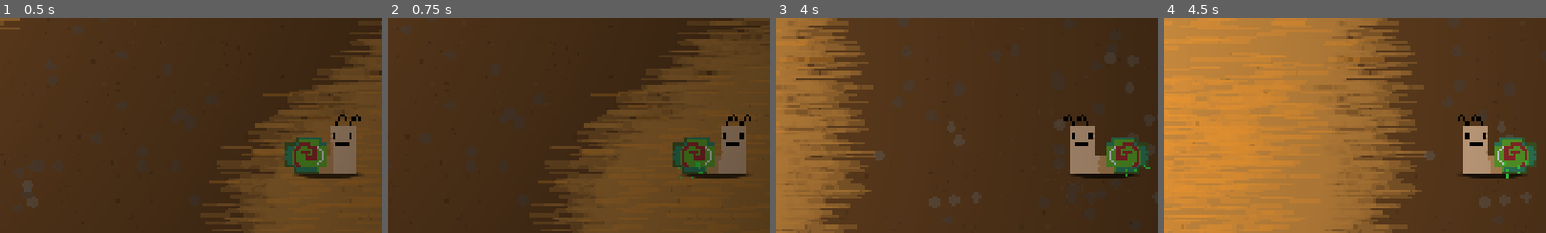
Above: before the commit, frames 1-4 (left to right).
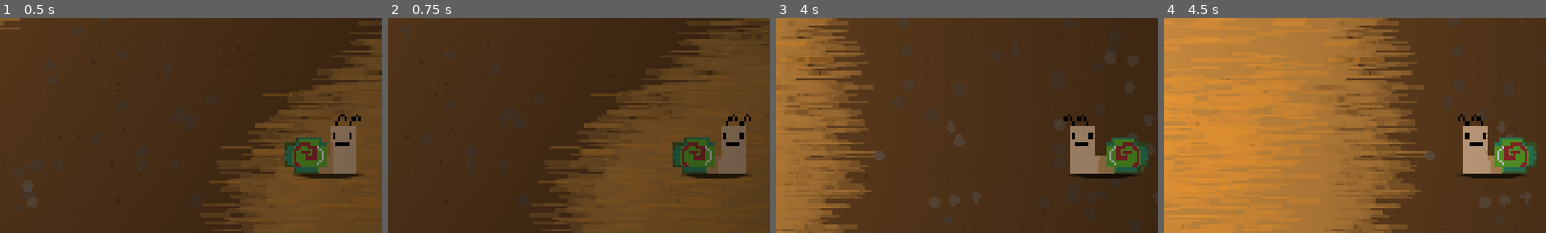
Above: after the commit, the same moments.

Repository: mark4pro/rogue-like
Game: Godot game, scene res://worldGen/testGen.tscn
The game is run twice, just before and just after one commit, with the same random seed, the same clock (stepped at 60 frames per second) and the same inputs.
Inputs (mouse positions are % of the whole screen's width and height, from its top left):
- Up to frame 1 (0.5 s): no input
- Up to frame 2 (0.75 s): tap Enter at 0.5 s; move the mouse to (72, 45) at 0.52 s; hold D (right) from 0.53 s (still down); tap F6 (free_cam) at 0.6 s; click (72, 45) at 0.67 s
- Up to frame 3 (4 s): tap Space at 1.25 s; move the mouse to (30, 55) at 1.27 s; release D (right) at 1.28 s; hold S (down) 1.28-2.03 s; tap E (interact) at 1.35 s; move the mouse to (60, 28) at 2.02 s; hold D (right) 2.03-2.78 s; tap Ctrl (roll) at 2.1 s; move the mouse to (45, 70) at 2.77 s; hold W (up) 2.78-3.53 s; tap Shift (sprint) at 2.85 s; click (45, 70) at 2.92 s; move the mouse to (80, 65) at 3.52 s; hold A (left) from 3.53 s (still down); tap F6 (free_cam) at 3.6 s
- Up to frame 4 (4.5 s): keep holding A (left); move the mouse to (20, 35) at 4.27 s; tap E (interact) at 4.35 s
The pictures show only the part of the screen within x 7-57%, y 21-71%; the shares and areas given below are measured in that part.

Frame 1 is identical in both runs. In frame 2, less than 0.1% of the frame differs, in the area x 75-83%, y 67-75%; in frame 3, less than 0.1%; in frame 4, less than 0.1%, in the area x 89-95%, y 66-75%.

Commit message:
Added path

Diff:
--- a/Assets/prefabs/player.tscn
+++ b/Assets/prefabs/player.tscn
@@ -214,19 +214,26 @@
 "speed": 8.0
 }]
 
+[sub_resource type="Curve" id="Curve_4312i"]
+_data = [Vector2(0, 1), 0.0, 0.0, 0, 0, Vector2(0.38513517, 0.4044944), -1.3983657, -1.3983657, 0, 0, Vector2(1, 0), 0.0, 0.0, 0, 0]
+point_count = 3
+
+[sub_resource type="CurveTexture" id="CurveTexture_ev7rh"]
+curve = SubResource("Curve_4312i")
+
 [sub_resource type="ParticleProcessMaterial" id="ParticleProcessMaterial_gmoaq"]
 particle_flag_disable_z = true
-emission_shape = 6
-emission_ring_axis = Vector3(0, 0, 1)
-emission_ring_height = 0.0
-emission_ring_radius = 3.0
-emission_ring_inner_radius = 0.0
-emission_ring_cone_angle = 0.0
+emission_shape = 1
+emission_sphere_radius = 2.5
 angle_min = -720.0
 angle_max = -720.0
 inherit_velocity_ratio = 0.892
 gravity = Vector3(0, 98, 0)
-color = Color(0.25341263, 0.9858586, 0.31046113, 1)
+scale_min = 0.5
+scale_max = 1.1999999
+color = Color(0.13999999, 1, 0.18299997, 0.4745098)
+alpha_curve = SubResource("CurveTexture_ev7rh")
+collision_use_scale = true
 
 [sub_resource type="StyleBoxFlat" id="StyleBoxFlat_g621r"]
 bg_color = Color(0.029605996, 0.11629819, 3.008172e-08, 1)
@@ -280,7 +287,8 @@
 texture = ExtResource("4_gmoaq")
 
 [node name="rightGrass" type="GPUParticles2D" parent="." unique_id=682299537]
-position = Vector2(8, 9)
+z_index = -1
+position = Vector2(11, 9)
 emitting = false
 amount = 6
 lifetime = 0.05
@@ -288,7 +296,8 @@
 process_material = SubResource("ParticleProcessMaterial_gmoaq")
 
 [node name="leftGrass" type="GPUParticles2D" parent="." unique_id=1876608386]
-position = Vector2(-10, 9)
+z_index = -1
+position = Vector2(-11, 9)
 emitting = false
 amount = 6
 lifetime = 0.05
--- a/Scenes/hub.tscn
+++ b/Scenes/hub.tscn
@@ -10,7 +10,9 @@
 [ext_resource type="Script" uid="uid://dqsqfmr74cyoj" path="res://Script/tree_tool.gd" id="5_ourlr"]
 [ext_resource type="Texture2D" uid="uid://oyvy6kab4ex8" path="res://Assets/imgs/Lights/Light_1.png" id="6_f11wv"]
 [ext_resource type="Shader" uid="uid://b8rek7pxkyq5r" path="res://Assets/shaders/drop_shadow.gdshader" id="7_lw6cm"]
+[ext_resource type="Texture2D" uid="uid://b8qbw23wvfue3" path="res://Assets/imgs/Path.png" id="8_kud3j"]
 [ext_resource type="Texture2D" uid="uid://8ijmbvm5swve" path="res://Assets/imgs/Hub/Hub_Bounds.png" id="8_vkujn"]
+[ext_resource type="Texture2D" uid="uid://cwrhpbdwyem68" path="res://Assets/imgs/Path_end.png" id="9_72fsv"]
 [ext_resource type="PackedScene" uid="uid://biahn66yel13i" path="res://Assets/prefabs/tree.tscn" id="9_f11wv"]
 [ext_resource type="Script" uid="uid://vrbdmd6n1uor" path="res://Script/Hub_exit.gd" id="9_y6p6t"]
 
@@ -78,6 +80,7 @@
 
 [node name="Wall" type="Sprite2D" parent="House" unique_id=1470917998]
 visibility_layer = 2
+z_index = 1
 position = Vector2(16, 16)
 texture = ExtResource("2_oc3mp")
 
@@ -125,6 +128,20 @@
 texture = ExtResource("6_f11wv")
 texture_scale = 8.01
 height = 120.0
+
+[node name="Path" type="Line2D" parent="." unique_id=923425707]
+z_index = 1
+texture_repeat = 2
+position = Vector2(-15, 180)
+points = PackedVector2Array(-1, 7, -1, 14.020096, -1, 23, 0, 33, 1, 40, 3, 48, 7, 57, 14, 67, 19, 73, 27.11396, 81.11395, 35, 89, 42, 98, 46, 106, 48, 114, 49, 122, 52, 144, 54, 167, 54.523186, 181.64929, 55, 195, 53.92594, 211.11093, 52.74021, 228.89708, 52, 240, 51, 255, 51.344307, 268.25552, 51.653038, 280.14078, 52.108406, 297.67273, 52.056786, 314.02277, 52, 332)
+width = 32.0
+texture = ExtResource("8_kud3j")
+texture_mode = 1
+
+[node name="End" type="Sprite2D" parent="Path" unique_id=563844622]
+position = Vector2(-1, -9)
+rotation = -1.5707964
+texture = ExtResource("9_72fsv")
 
 [node name="World" type="Node2D" parent="." unique_id=1046988262]
 
Binary file added: Assets/imgs/Path.png
Not shown, added: Assets/imgs/Path.png.import
Binary file added: Assets/imgs/Path_end.png
Not shown, added: Assets/imgs/Path_end.png.import
